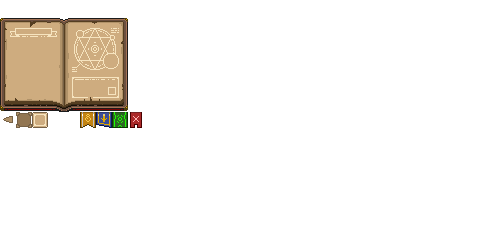
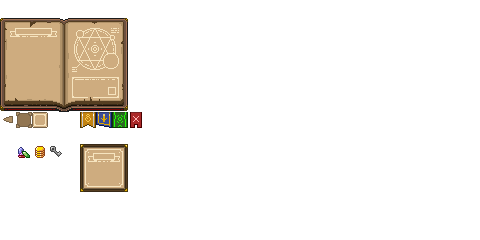
Layered file, before and after one edit (w=480, h=240). Changes by layer:
renamed "Ebene #1" to "Ebene #3", painted on it over [18, 144, 128, 192]
